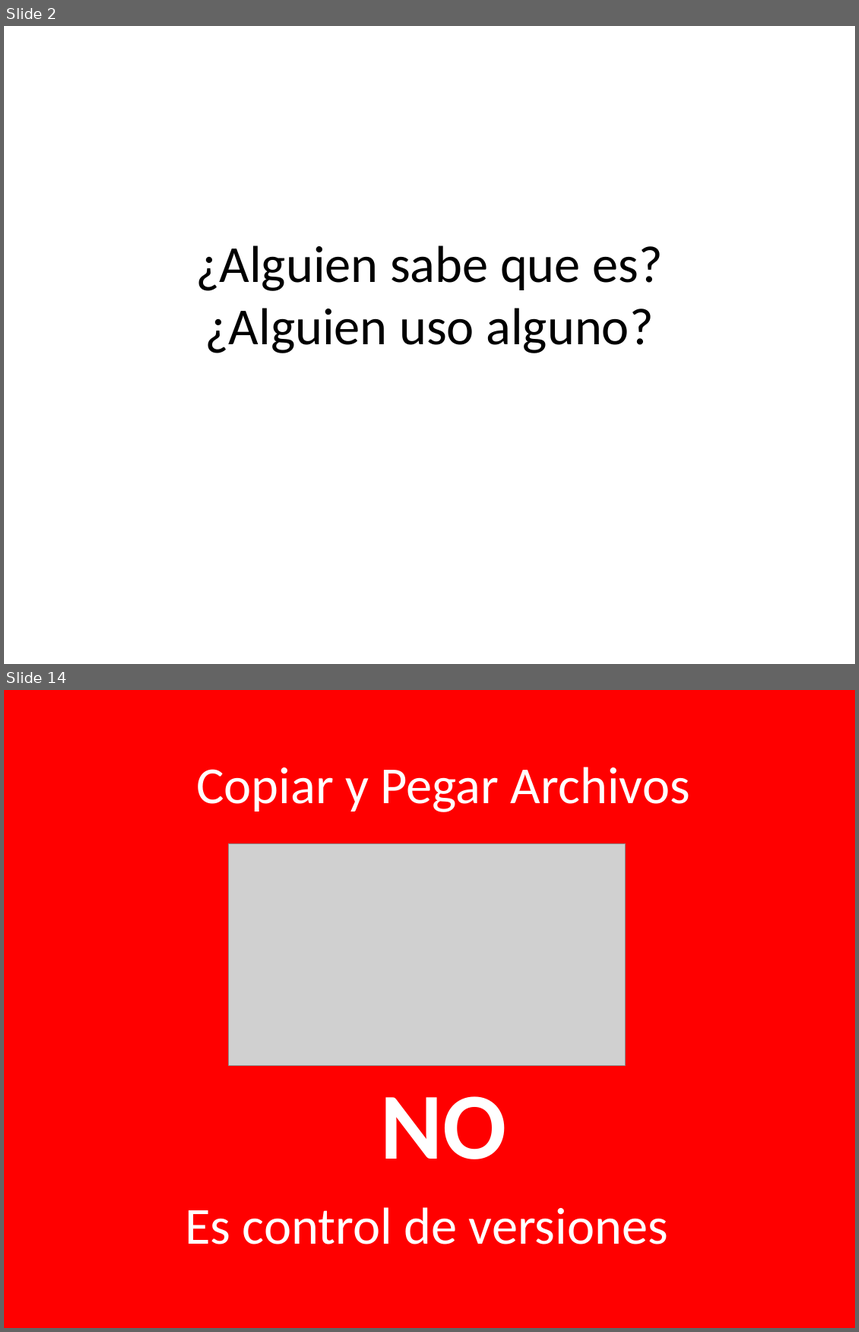
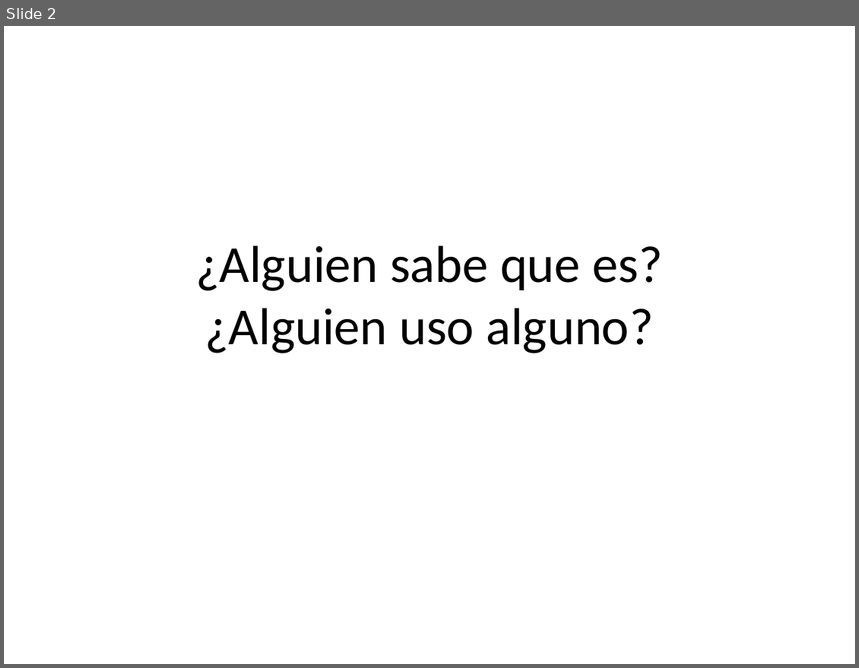
Before and after one commit to Unicen-Tuari/ProgramacionWeb2-2012, a slide deck: Clases/SMTP Server/Configuracion de un SMTP.pptx. Shown one above the other, each under a label of ours: slides 2 and 14 before the commit, slide 2 after it; the slides between them are not shown. The pictures are 859x1332 and 859x668 pixels, drawn with LibreOffice and Linux fonts; fonts in the diff are those of the drawing; grey boxes stand for pictures. Boxes give left, top, right and bottom in pixels: in the first picture for what was removed or moved away, otherwise in the second. Text is boxed around its words. In the diff, an @@ line names an element or a change of style, - is before the commit and + after.

```diff
--- a/Clases/SMTP Server/Configuracion de un SMTP.pptx
+++ b/Clases/SMTP Server/Configuracion de un SMTP.pptx
@@ slide 14 removed at (4, 690, 855, 1328), background #FF0000 @@
@@ text removed at (196, 767, 690, 812) @@
-Copiar y Pegar Archivos
@@ picture removed at (229, 844, 626, 1065) @@
@@ title removed at (381, 1097, 507, 1160) @@
-NO
@@ text removed at (185, 1208, 668, 1245) @@
-Es control de versiones
```
Also in this commit, not shown: 1 slide changed, 20 slides added, 32 other slides removed, 1 other file.
